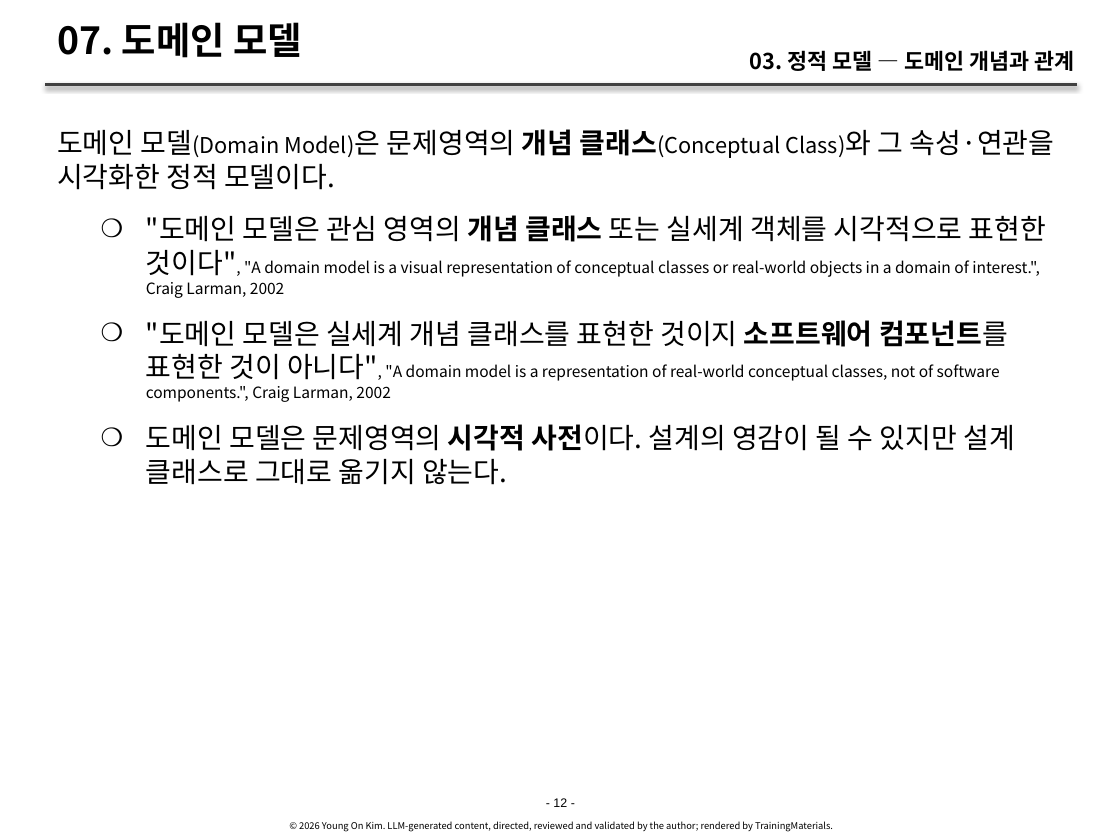
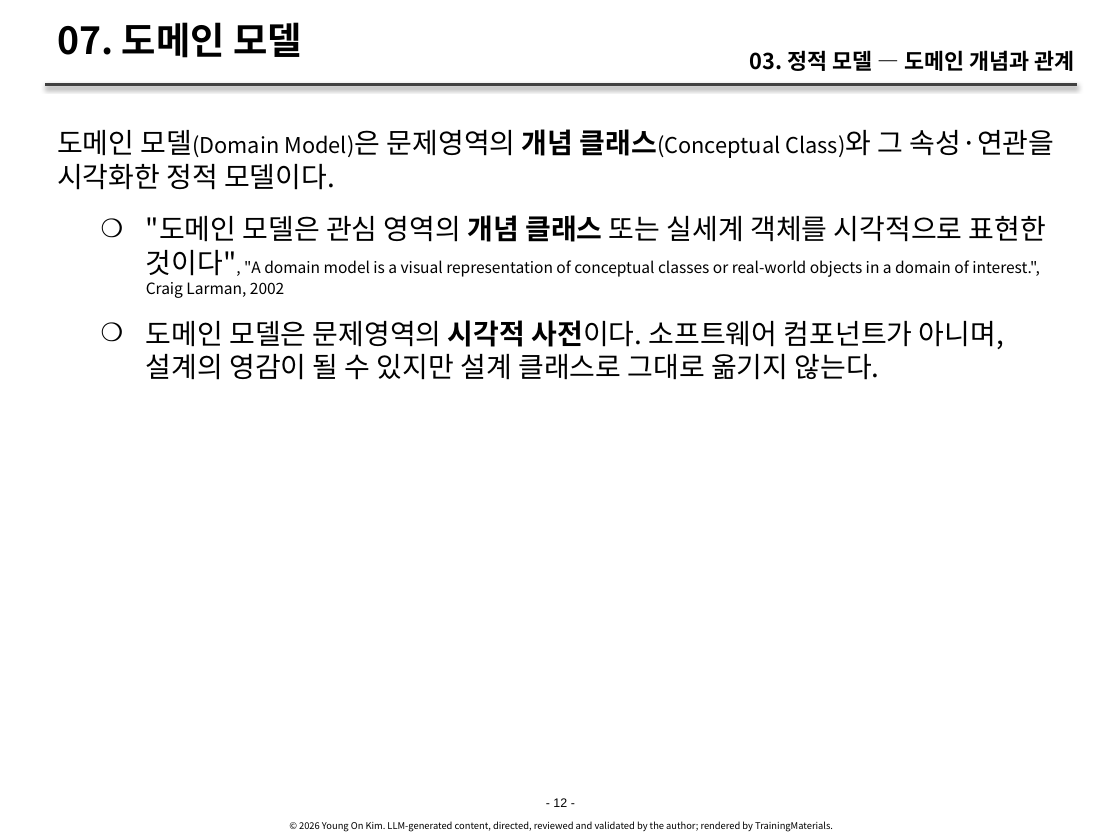
Before and after one commit to YoungSan77/TrainingMaterials, a slide deck: slide 12 of courses/ooad/sessions/s03.pptx. Drawn at 1120x840 pixels with LibreOffice and Linux fonts; fonts in the diff are those of the drawing. Boxes give left, top, right and bottom in pixels: in the first picture for what was removed or moved away, otherwise in the second. Text is boxed around its words. In the diff, an @@ line names an element or a change of style, - is before the commit and + after.

```diff
--- a/courses/ooad/sessions/s03.pptx
+++ b/courses/ooad/sessions/s03.pptx
@@ text at [146, 320, 1004, 380]: text changed; size 10 to 18 pt @@
-    ❍ "도메인 모델은 실세계 개념 클래스를 표현한 것이지 소프트웨어 컴포넌트를 표현한 것이 아니다", "A domain model is a representation of real-world conceptual classes, not of software components.", Craig Larman, 2002
-    ❍ 도메인 모델은 문제영역의 시각적 사전이다. 설계의 영감이 될 수 있지만 설계 클래스로 그대로 옮기지 않는다.
+    ❍ 도메인 모델은 문제영역의 시각적 사전이다. 소프트웨어 컴포넌트가 아니며, 설계의 영감이 될 수 있지만 설계 클래스로 그대로 옮기지 않는다.
```
Also in this commit, not shown: 2 other slides changed, 6 other files.
